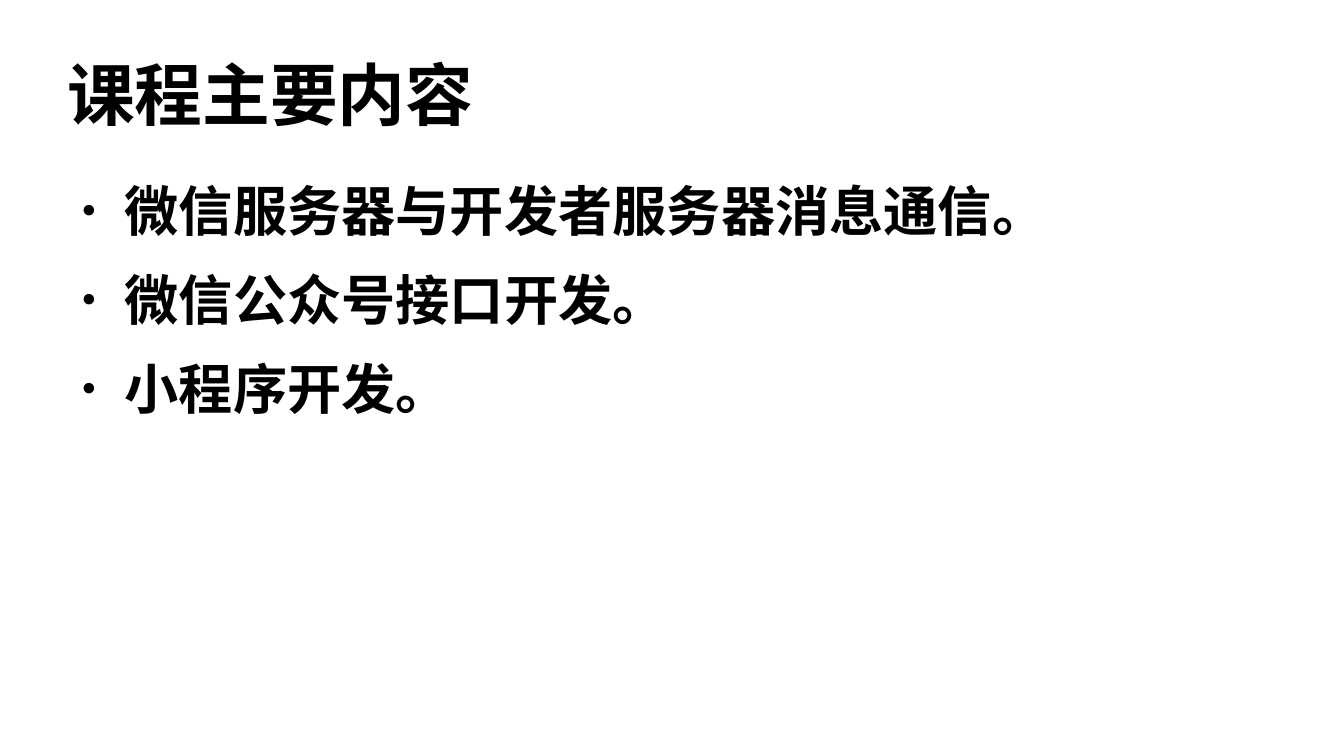
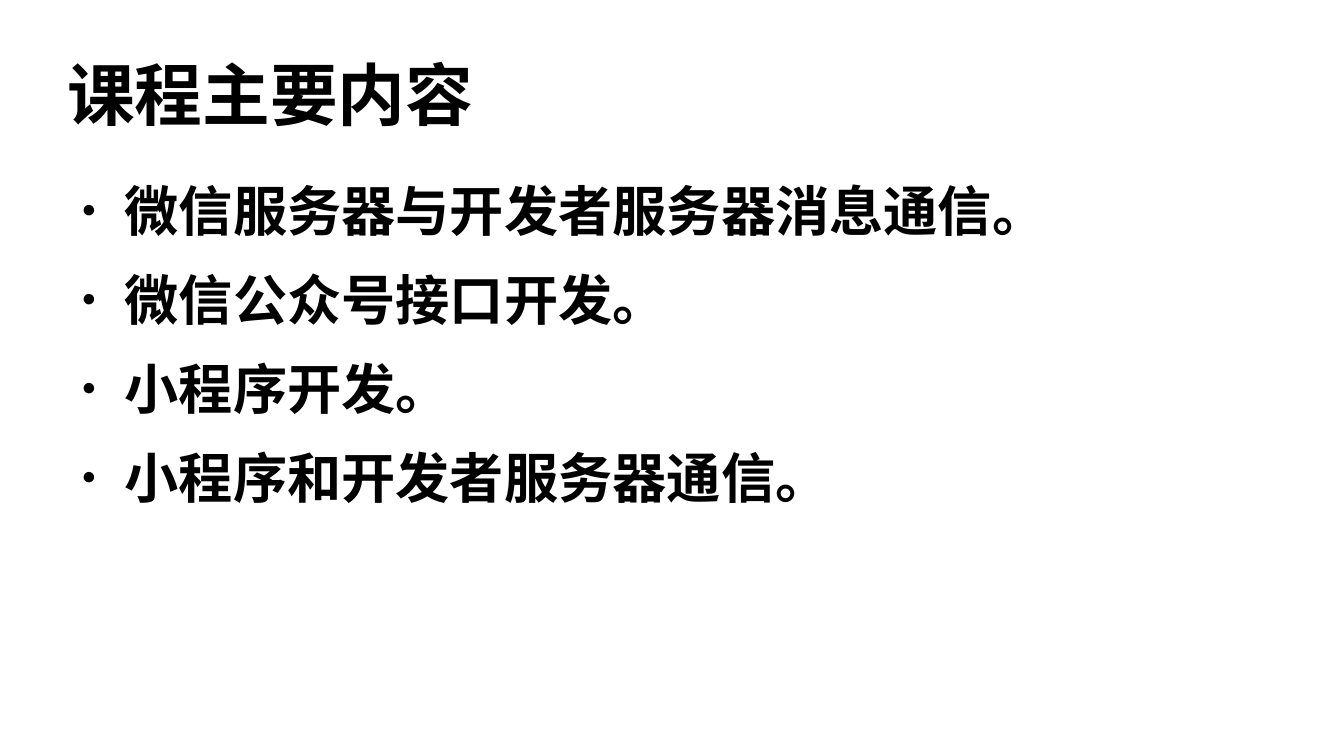
Before and after one commit to edu2act/course-wechat-and-miniprogram, a slide deck: slide 4 of materials/ch01/ch01_1-课程简介.odp (slide 3 before the commit). Drawn at 1344x756 pixels with LibreOffice and Linux fonts; fonts in the diff are those of the drawing. Boxes give left, top, right and bottom in pixels: in the first picture for what was removed or moved away, otherwise in the second. Text is boxed around its words. In the diff, an @@ line names an element or a change of style, - is before the commit and + after.

```diff
--- a/materials/ch01/ch01_1-课程简介.odp
+++ b/materials/ch01/ch01_1-课程简介.odp
@@ text at <box>125,451,830,503</box>: paragraph added @@
+● 小程序和开发者服务器通信。
```
Also in this commit, not shown: 3 other slides changed, 2 slides added, 1 slide removed, 1 other file.
